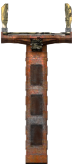
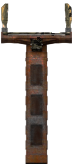
Before/after of a 72 x 164 layered artwork. What changed in the layer stack:
pixels changed over left=1, top=3, right=72, bottom=164 (layer not identified)
